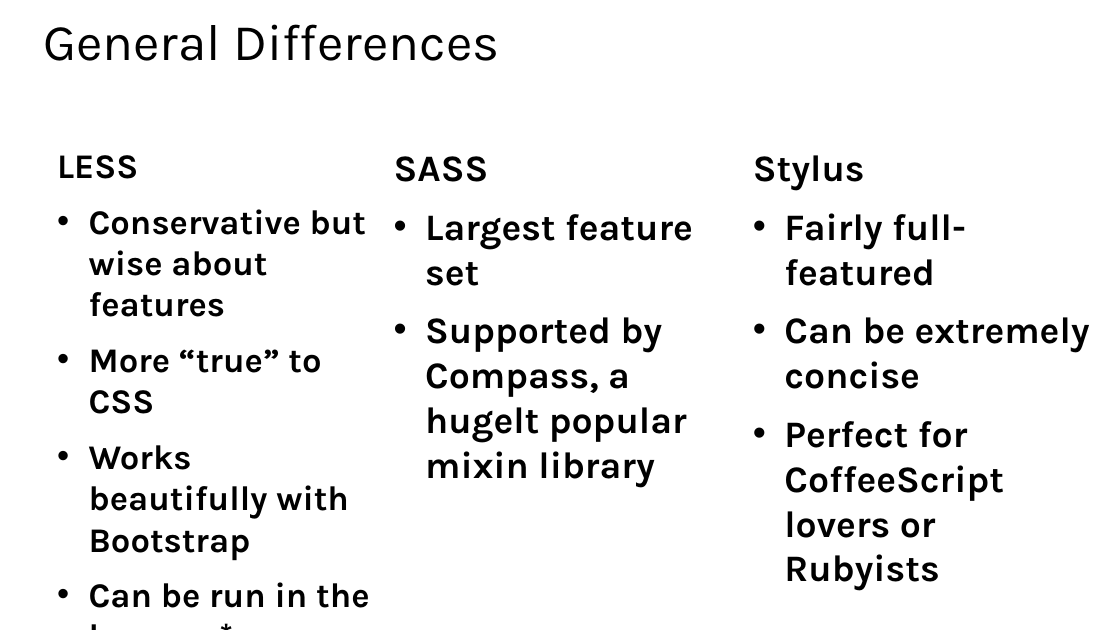
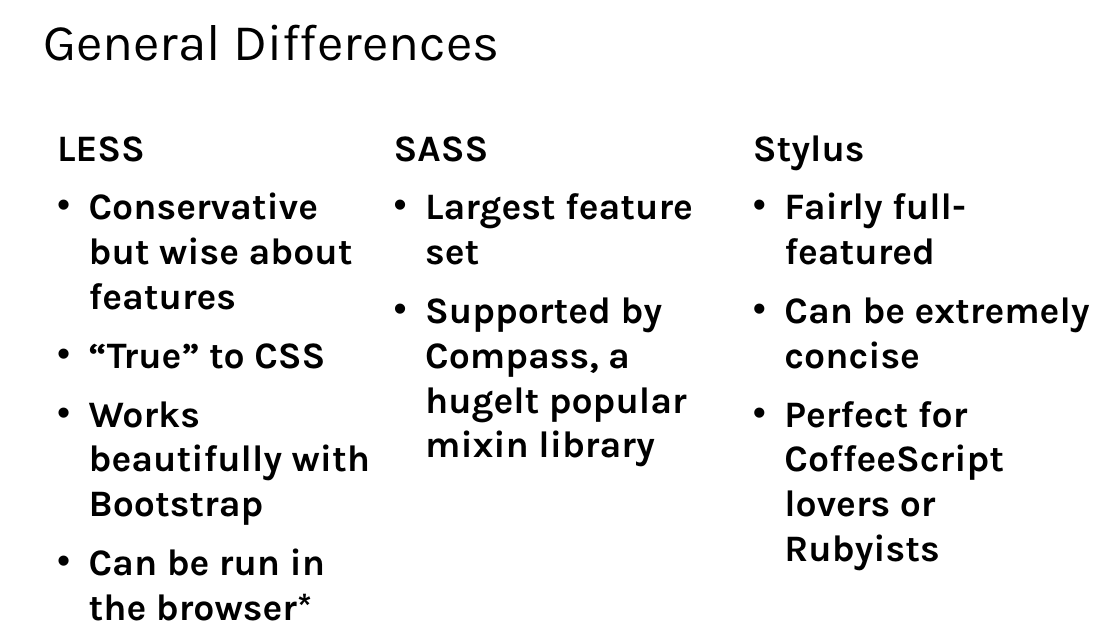
Before and after one commit to CharaD7/CSS-Style, a slide deck: slide 9 of Slides/Module 7.pptx. Drawn at 1120x630 pixels with LibreOffice and Linux fonts; fonts in the diff are those of the drawing. Boxes give left, top, right and bottom in pixels: in the first picture for what was removed or moved away, otherwise in the second. Text is boxed around its words. In the diff, an @@ line names an element or a change of style, - is before the commit and + after.

```diff
--- a/Slides/Module 7.pptx
+++ b/Slides/Module 7.pptx
@@ 3 texts: place and size @@
-3 texts at <box>57,155,1090,608</box>
+3 texts at <box>57,135,1090,621</box>
@@ text at <box>57,136,371,621</box>: size 29.6 to 32 pt in "LESS", "Conservative but wise about features", "Works beautifully with Bootstrap", "Can be run in the browser*" @@
@@ text at <box>89,343,325,369</box>: text changed; size 29.6 to 32 pt @@
-• More “true” to CSS
+• “True” to CSS
```
Also in this commit, not shown: 6 other files.
